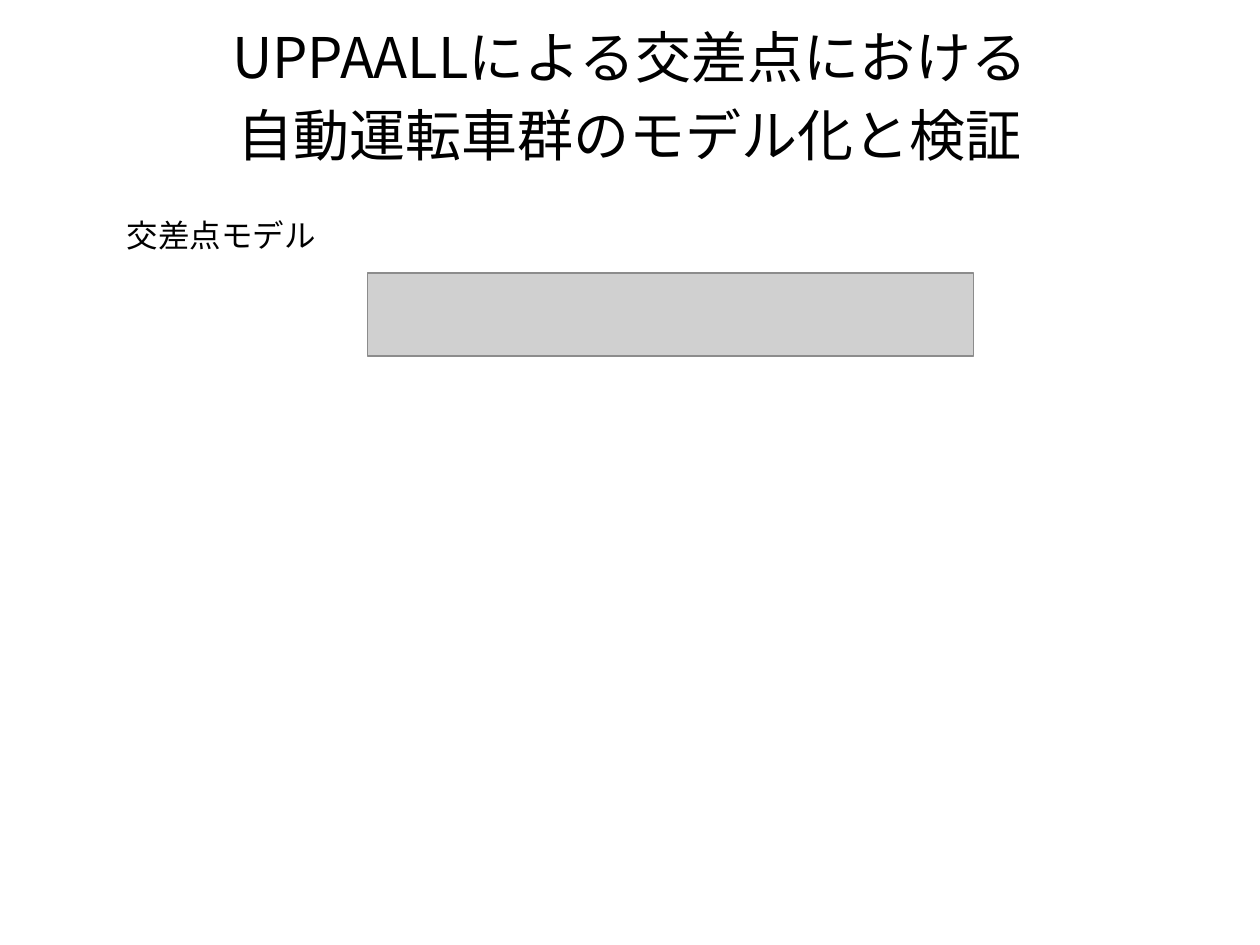
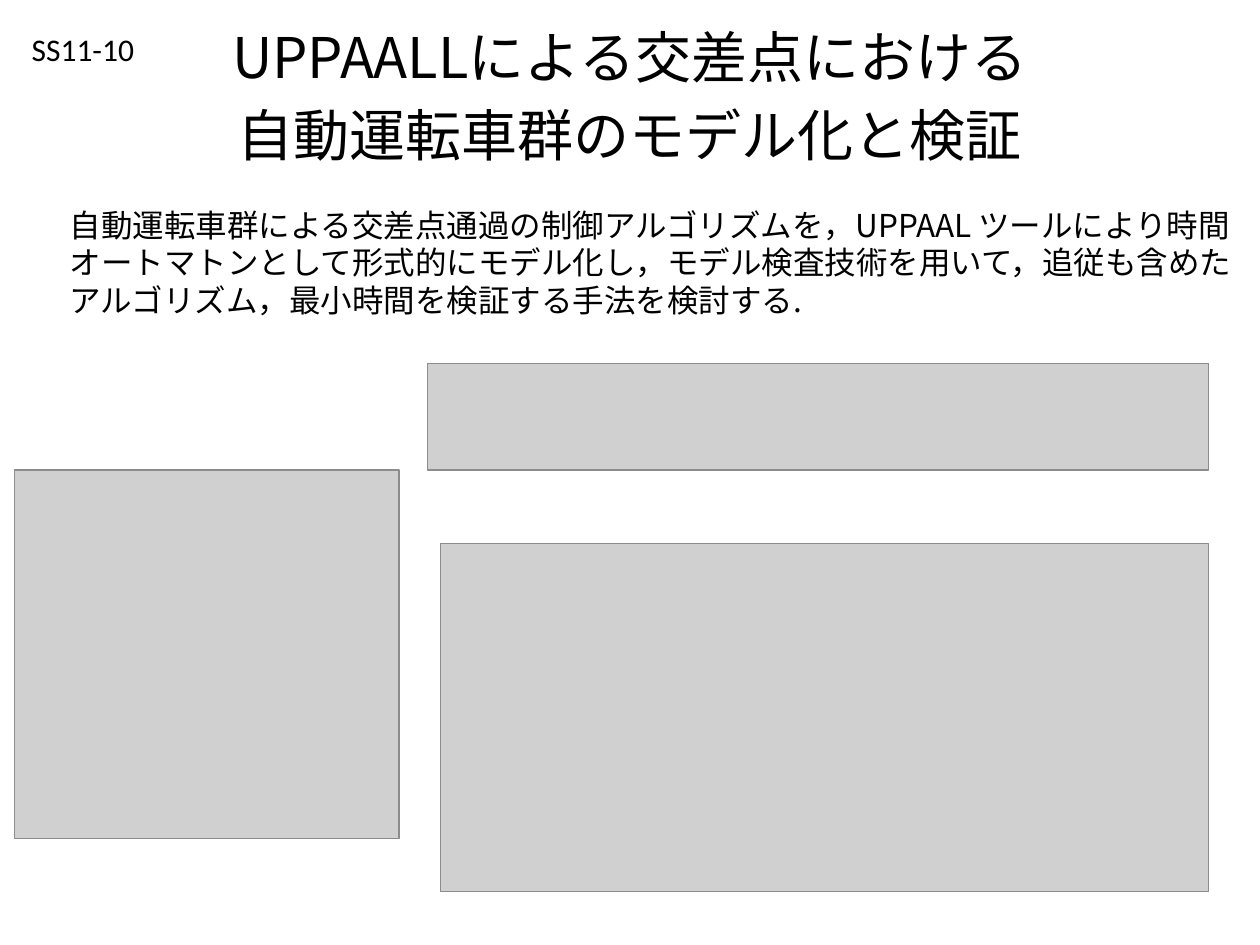
Before and after one commit to Sahara62/SSI2019, a slide deck: slide 1 of ssi19shortP.pptx. Drawn at 1260x945 pixels with LibreOffice and Linux fonts; fonts in the diff are those of the drawing; grey boxes stand for pictures. Boxes give left, top, right and bottom in pixels: in the first picture for what was removed or moved away, otherwise in the second. Text is boxed around its words. In the diff, an @@ line names an element or a change of style, - is before the commit and + after.

Commit message:
仮完成

```diff
--- a/ssi19shortP.pptx
+++ b/ssi19shortP.pptx
@@ text added at box(32, 40, 134, 62), 18 pt, text #000000 @@
+SS11-10
@@ text added at box(70, 210, 1231, 315), 18 pt, text #000000 @@
+自動運転車群による交差点通過の制御アルゴリズムを，UPPAAL ツールにより時間オートマトンとして形式的にモデル化し，モデル検査技術を用いて，追従も含めたアルゴリズム，最小時間を検証する手法を検討する.
@@ text removed at box(127, 220, 316, 250) @@
-交差点モデル
@@ picture: place and size @@
-picture at box(368, 273, 974, 357)
+picture at box(427, 363, 1208, 470)
@@ picture added at box(14, 470, 398, 838) @@
@@ picture added at box(441, 543, 1210, 891) @@
```
